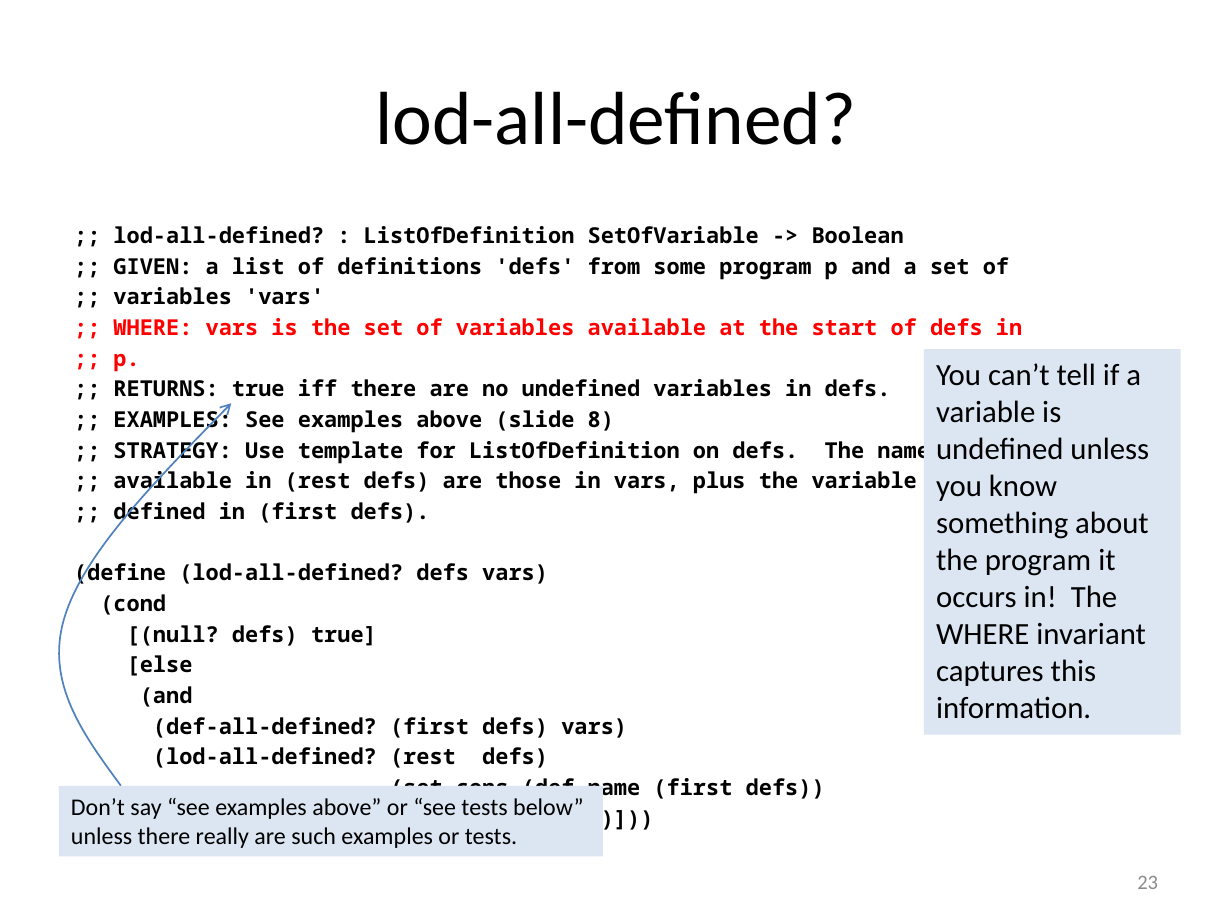
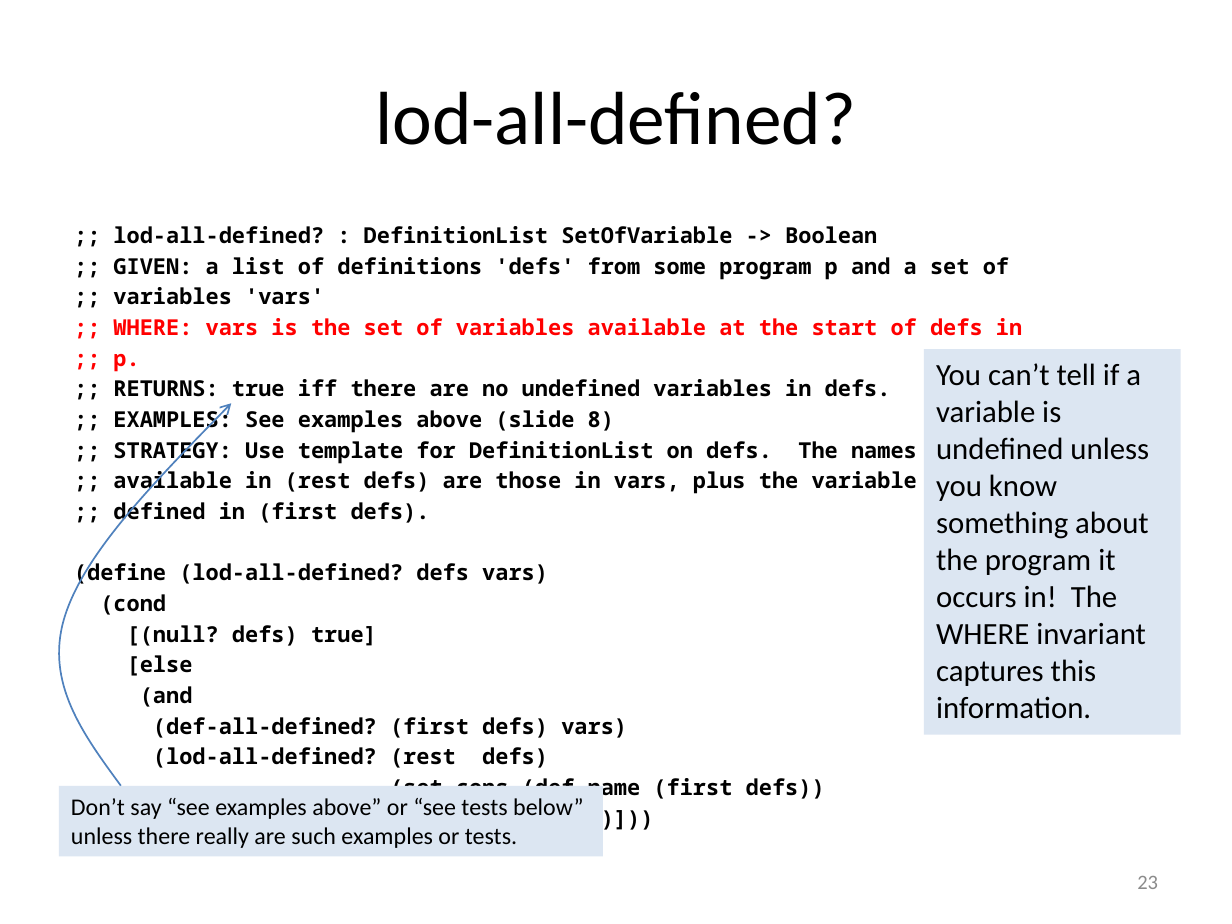
Before and after one commit to mwand/cs5010f17, a slide deck: slide 23 of Slides/Lesson 7.4 Case Study-- Undefined Variables.pptx. Drawn at 1232x924 pixels with LibreOffice and Linux fonts; fonts in the diff are those of the drawing. Boxes give left, top, right and bottom in pixels: in the first picture for what was removed or moved away, otherwise in the second. Text is boxed around its words. In the diff, an @@ line names an element or a change of style, - is before the commit and + after.

```diff
--- a/Slides/Lesson 7.4 Case Study-- Undefined Variables.pptx
+++ b/Slides/Lesson 7.4 Case Study-- Undefined Variables.pptx
@@ text at box(113, 226, 877, 244): text changed @@
-;; lod-all-defined? : ListOfDefinition SetOfVariable -> Boolean
+;; lod-all-defined? : DefinitionList SetOfVariable -> Boolean
@@ text at box(113, 438, 917, 464): text changed @@
-;; STRATEGY: Use template for ListOfDefinition on defs. The names
+;; STRATEGY: Use template for DefinitionList on defs. The names
```
Also in this commit, not shown: 8 other slides changed, 9 other files.
